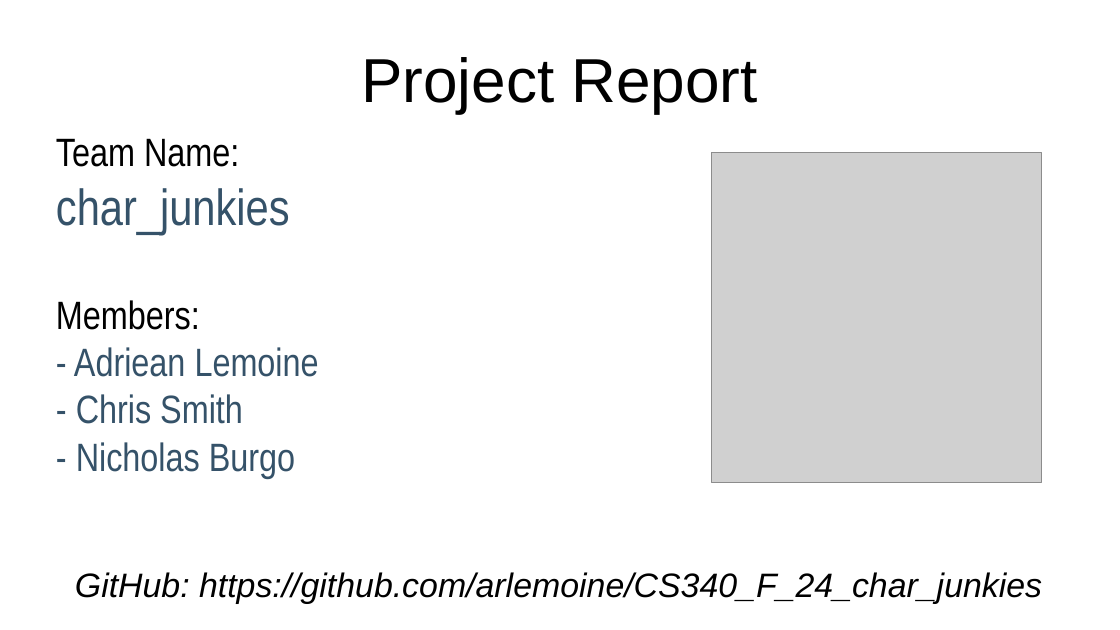
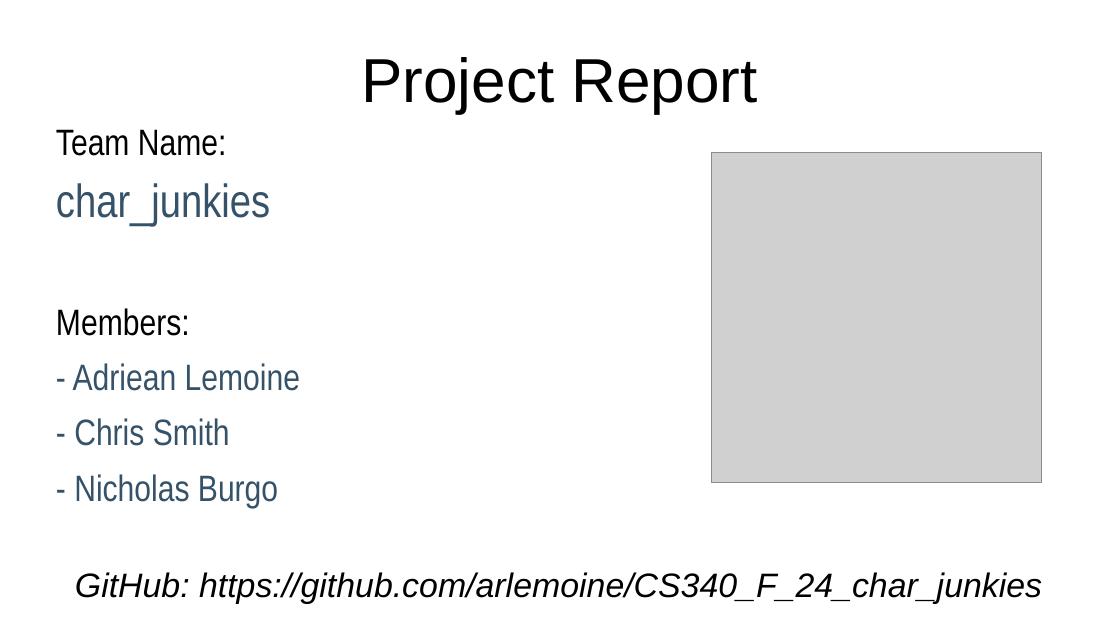
Before and after one commit to arlemoine/CS340_F_24_char_junkies, a slide deck: slide 1 of Doc/project_report.odp. Drawn at 1120x630 pixels with LibreOffice and Linux fonts; fonts in the diff are those of the drawing; grey boxes stand for pictures. Boxes give left, top, right and bottom in pixels: in the first picture for what was removed or moved away, otherwise in the second. Text is boxed around its words. In the diff, an @@ line names an element or a change of style, - is before the commit and + after.

```diff
--- a/Doc/project_report.odp
+++ b/Doc/project_report.odp
@@ subtitle "Team Name:" at (56,129,300,507): size 28 to 26 pt in "Team Name:", "Members:", "- Adriean Lemoine", "- Chris Smith" and 1 more places; size 36 to 33 pt in "char_junkies"; line spacing 1 to 0.8; more space between paragraphs @@
```
Also in this commit, not shown: 2 other slides changed, 3 slides added, 1 slide removed.
